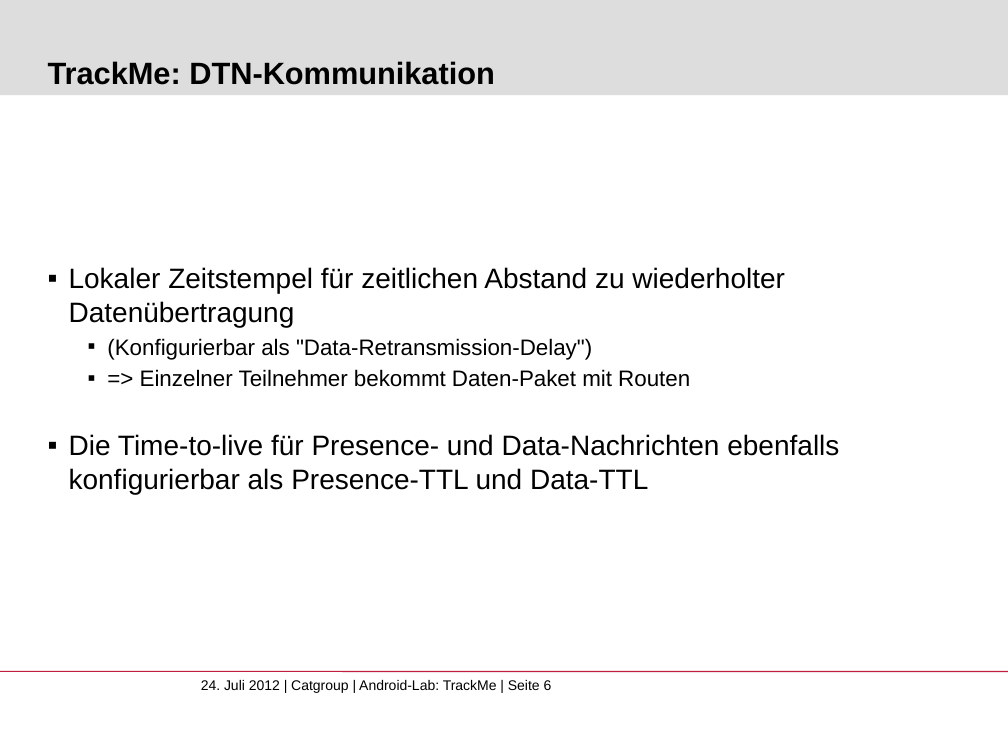
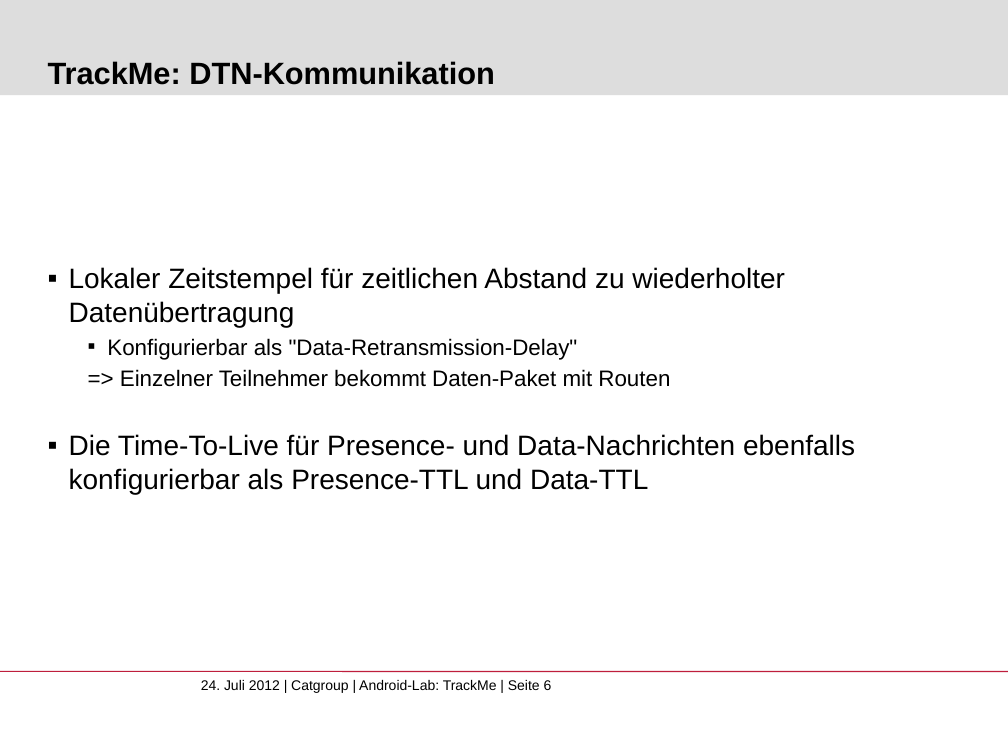
Before and after one commit to Susshi/TrackMe, a slide deck: slide 6 of doc/Android-Lab-TrackMe-Abschlusspraes.pptx. Drawn at 1008x756 pixels with LibreOffice and Linux fonts; fonts in the diff are those of the drawing; background and template pictures are left out. Boxes give left, top, right and bottom in pixels: in the first picture for what was removed or moved away, otherwise in the second. Text is boxed around its words. In the diff, an @@ line names an element or a change of style, - is before the commit and + after.

Commit message:
- Update Präsentation - Sequenzdiagramm DTN Kommunikation

```diff
--- a/doc/Android-Lab-TrackMe-Abschlusspraes.pptx
+++ b/doc/Android-Lab-TrackMe-Abschlusspraes.pptx
@@ text at (107,338,578,360): text changed @@
-      ▪ (Konfigurierbar als "Data-Retransmission-Delay")
+      ▪ Konfigurierbar als "Data-Retransmission-Delay"
@@ text at (120,369,670,387): bullet ▪ to none @@
@@ text at (69,434,855,494): text changed @@
-  ▪ Die Time-to-live für Presence- und Data-Nachrichten ebenfalls konfigurierbar als Presence-TTL und Data-TTL
+  ▪ Die Time-To-Live für Presence- und Data-Nachrichten ebenfalls konfigurierbar als Presence-TTL und Data-TTL
```
Also in this commit, not shown: 3 other slides changed, 5 slides added, 2 other files.
